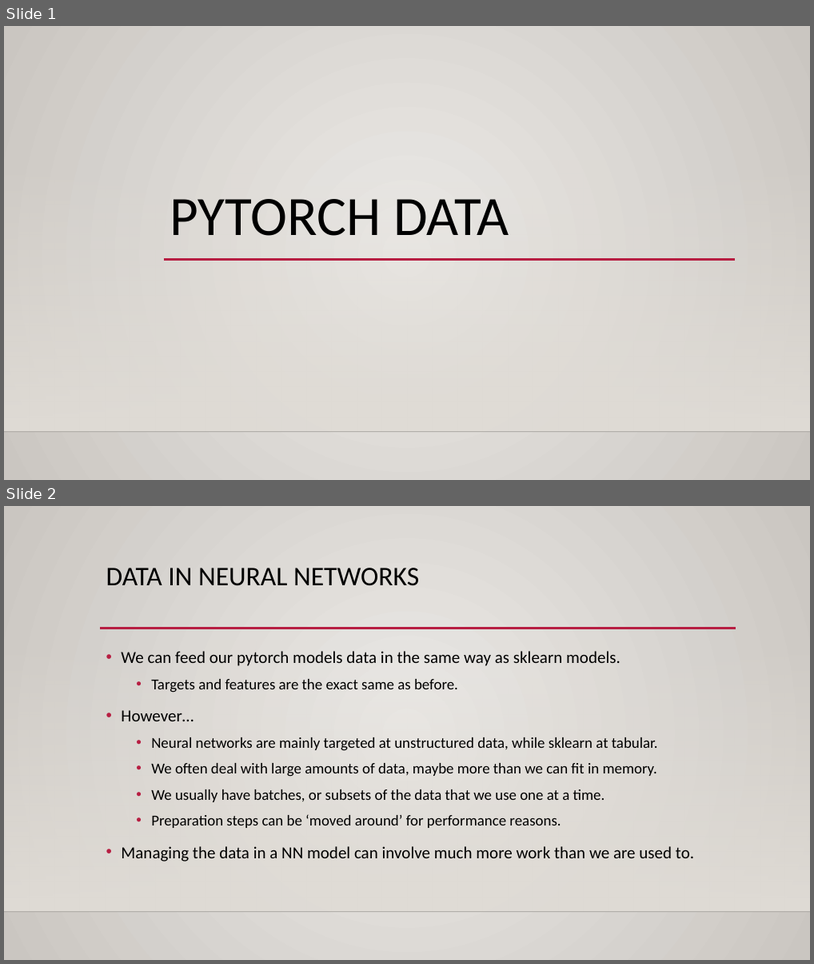
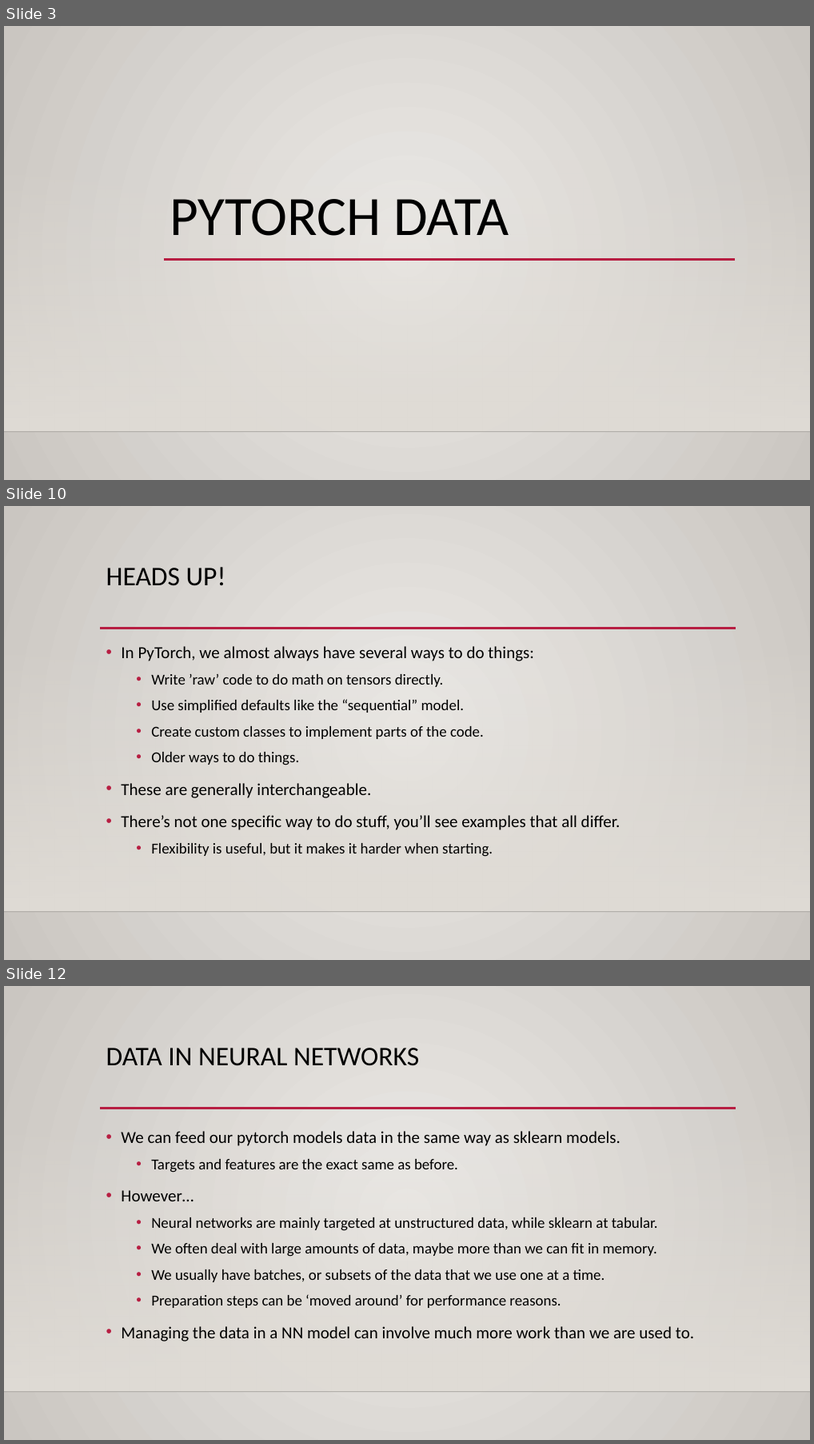
Before and after one commit to AkeemSemperDataScience/Intro_to_Machine_Learning_Students, a slide deck: reference_content/Slides/pytorch_data.pptx. Shown one above the other, each under a label of ours: slides 1 and 2 before the commit, slides 3, 10 and 12 after it; the slides between them are not shown. The pictures are 814x964 and 814x1444 pixels, drawn with LibreOffice and Linux fonts; fonts in the diff are those of the drawing; background and template pictures are left out. Boxes give left, top, right and bottom in pixels: in the first picture for what was removed or moved away, otherwise in the second. Text is boxed around its words. In the diff, an @@ line names an element or a change of style, - is before the commit and + after.

```diff
--- a/reference_content/Slides/pytorch_data.pptx
+++ b/reference_content/Slides/pytorch_data.pptx
@@ slide 10 added at (x1=4, y1=506, x2=810, y2=960), background gradient #ECEAE7 to #CAC7C1; not listed: 3 template elements that a slide beside it also shows @@
@@ title added at (x1=106, y1=567, x2=226, y2=586), 32 pt, text #000000 @@
+HEADS UP!
@@ text added at (x1=121, y1=646, x2=621, y2=856), 18 pt, text #000000 @@
+• In PyTorch, we almost always have several ways to do things:
+  • Write ’raw’ code to do math on tensors directly.
+  • Use simplified defaults like the “sequential” model.
+  • Create custom classes to implement parts of the code.
+  • Older ways to do things.
+• These are generally interchangeable.
+• There’s not one specific way to do stuff, you’ll see examples that all differ.
+  • Flexibility is useful, but it makes it harder when starting.
@@ what was slide 1 is now slide 3 @@
@@ what was slide 2 is now slide 12 @@
```
Also in this commit, not shown: 7 slides changed, 19 other slides added, 2 slides removed, 5 other files.
